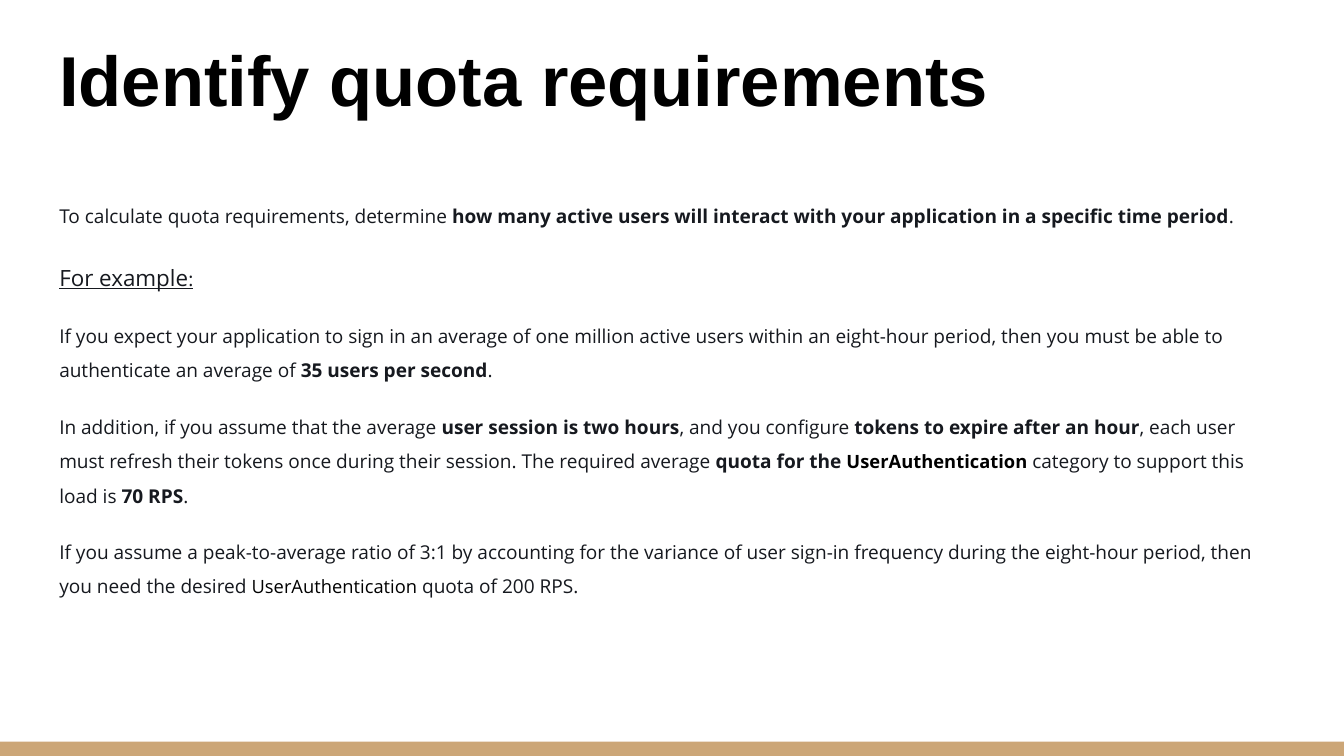
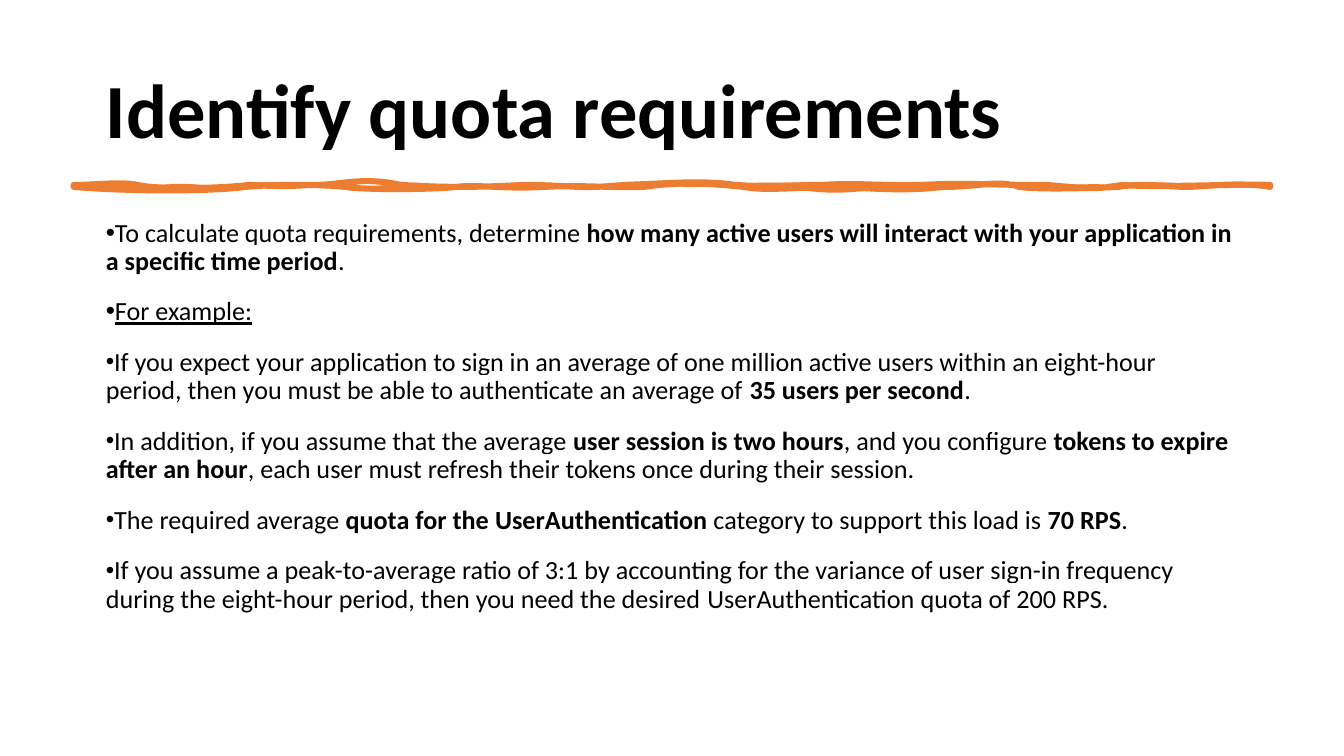
Before and after one commit to IlyaChakun/aws-iba-courses, a slide deck: slide 37 of lecture-materials/Security/cognito/cognito-sts.pptx (slide 21 before the commit). Drawn at 1344x756 pixels with LibreOffice and Linux fonts; fonts in the diff are those of the drawing. Boxes give left, top, right and bottom in pixels: in the first picture for what was removed or moved away, otherwise in the second. Text is boxed around its words. In the diff, an @@ line names an element or a change of style, - is before the commit and + after.

```diff
--- a/lecture-materials/Security/cognito/cognito-sts.pptx
+++ b/lecture-materials/Security/cognito/cognito-sts.pptx
@@ title "Identify quota requirements": place and size @@
-title "Identify quota requirements" at (59, 55, 988, 119)
+title "Identify quota requirements" at (106, 84, 1001, 150)
@@ title "Identify quota requirements" at (106, 84, 1001, 150): size 37.8 to 41 pt, font Arial to Calibri; line spacing 1 to 0.9; vertical alignment bottom to middle @@
@@ freeform shape added at (74, 185, 1270, 187), fill #ED7D31, outline #ED7D31 3.25 pt @@
@@ text "To calculate quota requirements, determine ...": place and size @@
-text "To calculate quota requirements, determine ..." at (59, 208, 1252, 598)
+text "To calculate quota requirements, determine ..." at (106, 223, 1231, 613)
@@ text at (106, 223, 1231, 613): size 10.2 to 14 pt in "To calculate quota requirements, determine how many ...", "example:", "If you expect your application to sign ...", "If you assume a peak-to-average ratio of ..."; font Open Sans to Calibri, text colour #16191F to #000000 in "To calculate quota requirements, determine how many ...", "For example:", "If you expect your application to sign ...", "If you assume a peak-to-average ratio of ..."; size 12 to 14 pt in "For example:"; size 9.8 to 14 pt in "UserAuthentication"; bullet none to •; line spacing 1.5 to 0.9 @@
@@ text at (106, 431, 1228, 534): text changed; size 10.2 to 14 pt; font Open Sans to Calibri; text colour #16191F to #000000 @@
-In addition, if you assume that the average user session is two hours, and you configure tokens to expire after an hour, each user must refresh their tokens once during their session. The required average quota for the UserAuthentication category to support this load is 70 RPS.
+• In addition, if you assume that the average user session is two hours, and you configure tokens to expire after an hour, each user must refresh their tokens once during their session.
+• The required average quota for the UserAuthentication category to support this load is 70 RPS.
@@ rectangle removed at (0, 742, 1344, 756) @@
```
Also in this commit, not shown: 43 other slides changed, 8 slides added, 5 slides removed, 8 other files.
